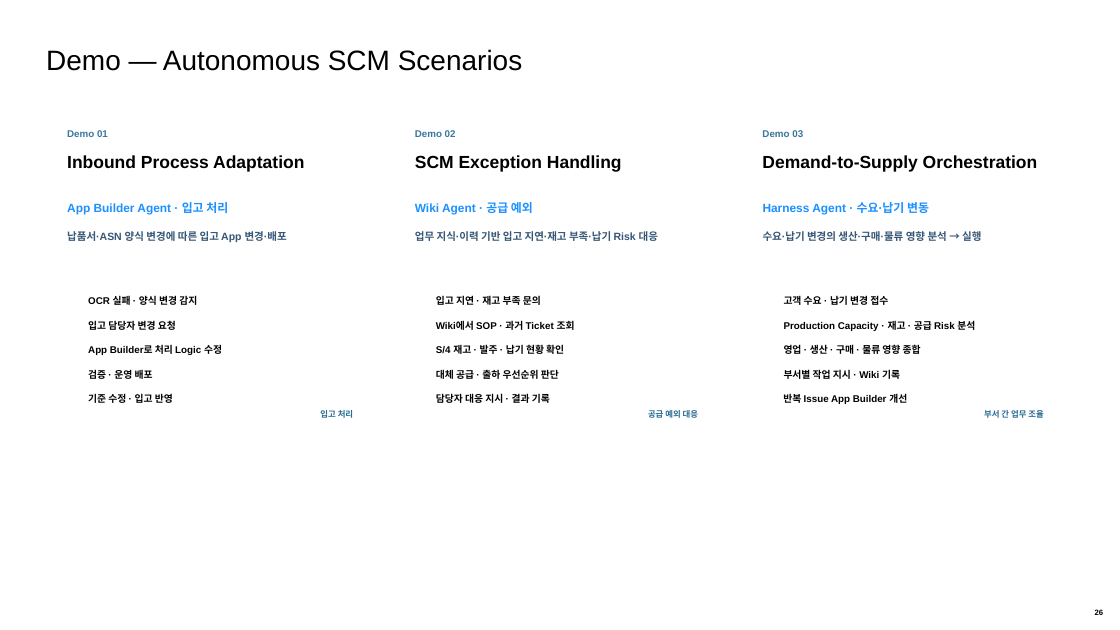
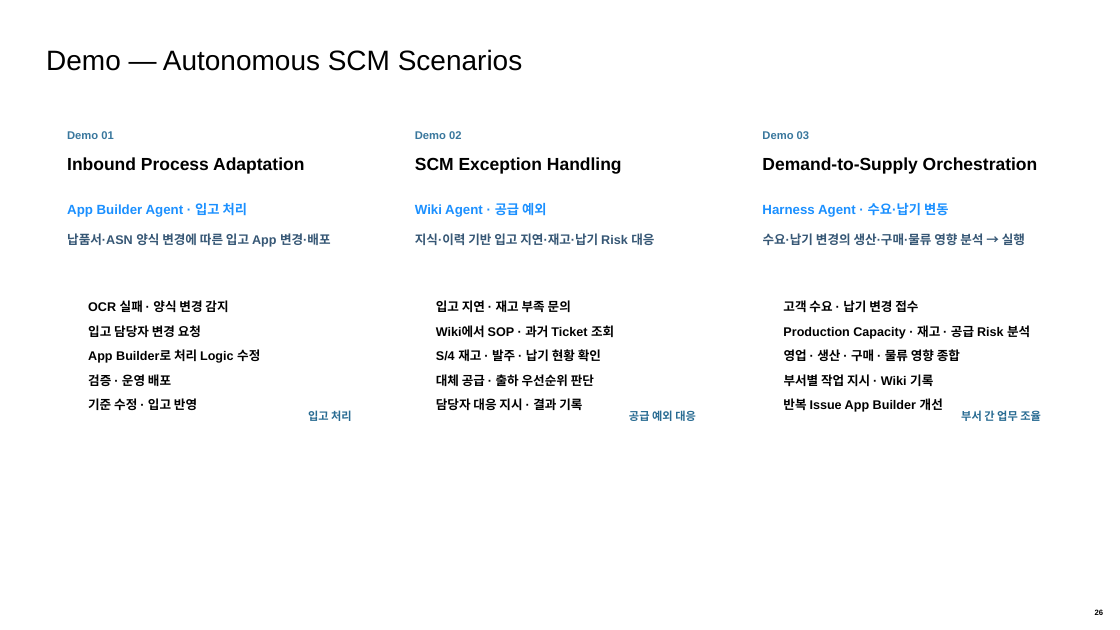
Before and after one commit to KyoungsupShin/sap_now, a slide deck: slide 26 of exports/SAP_NOW_editable.pptx. Drawn at 1120x630 pixels with LibreOffice and Linux fonts; fonts in the diff are those of the drawing; background and template pictures are left out. Boxes give left, top, right and bottom in pixels: in the first picture for what was removed or moved away, otherwise in the second. Text is boxed around its words. In the diff, an @@ line names an element or a change of style, - is before the commit and + after.

```diff
--- a/exports/SAP_NOW_editable.pptx
+++ b/exports/SAP_NOW_editable.pptx
@@ size 8.4 to 9.6 pt in 3 elements at bbox=[67, 131, 113, 139], bbox=[415, 131, 461, 139], bbox=[762, 131, 809, 139] @@
@@ size 10.2 to 11.4 pt in 3 elements at bbox=[415, 203, 546, 217], bbox=[762, 203, 948, 217], bbox=[67, 203, 247, 217] @@
@@ text "납품서·ASN 양식 변경에 따른 입고 ..." at bbox=[67, 233, 331, 247]: size 9 to 10.8 pt @@
@@ text at bbox=[415, 233, 654, 245]: text changed; size 9 to 10.8 pt @@
-업무 지식·이력 기반 입고 지연·재고 부족·납기 Risk 대응
+지식·이력 기반 입고 지연·재고·납기 Risk 대응
@@ text "수요·납기 변경의 생산·구매·물류 영향 분석 ..." at bbox=[763, 233, 1025, 245]: size 9 to 10.8 pt @@
@@ size 8.4 to 10.8 pt in 15 elements at bbox=[88, 374, 171, 386], bbox=[88, 398, 197, 410], bbox=[88, 325, 201, 337], bbox=[436, 300, 571, 312], bbox=[783, 300, 918, 312], bbox=[436, 398, 582, 410], bbox=[88, 300, 228, 312], bbox=[783, 398, 943, 412], bbox=[784, 374, 933, 386], bbox=[436, 374, 594, 386], bbox=[436, 349, 601, 361], bbox=[88, 349, 260, 363], bbox=[784, 349, 960, 361], bbox=[436, 325, 614, 337], bbox=[783, 325, 1030, 339] @@
@@ text "입고 처리": place and size @@
-text "입고 처리" at bbox=[320, 410, 353, 418]
+text "입고 처리" at bbox=[308, 410, 352, 421]
@@ text "공급 예외 대응": place and size @@
-text "공급 예외 대응" at bbox=[648, 409, 698, 420]
+text "공급 예외 대응" at bbox=[629, 410, 696, 421]
@@ size 7.2 to 9.6 pt in 3 elements at bbox=[308, 410, 352, 421], bbox=[629, 410, 696, 421], bbox=[961, 410, 1041, 421] @@
@@ text "부서 간 업무 조율": place and size @@
-text "부서 간 업무 조율" at bbox=[984, 410, 1043, 418]
+text "부서 간 업무 조율" at bbox=[961, 410, 1041, 421]
```
Also in this commit, not shown: 23 other slides changed.
